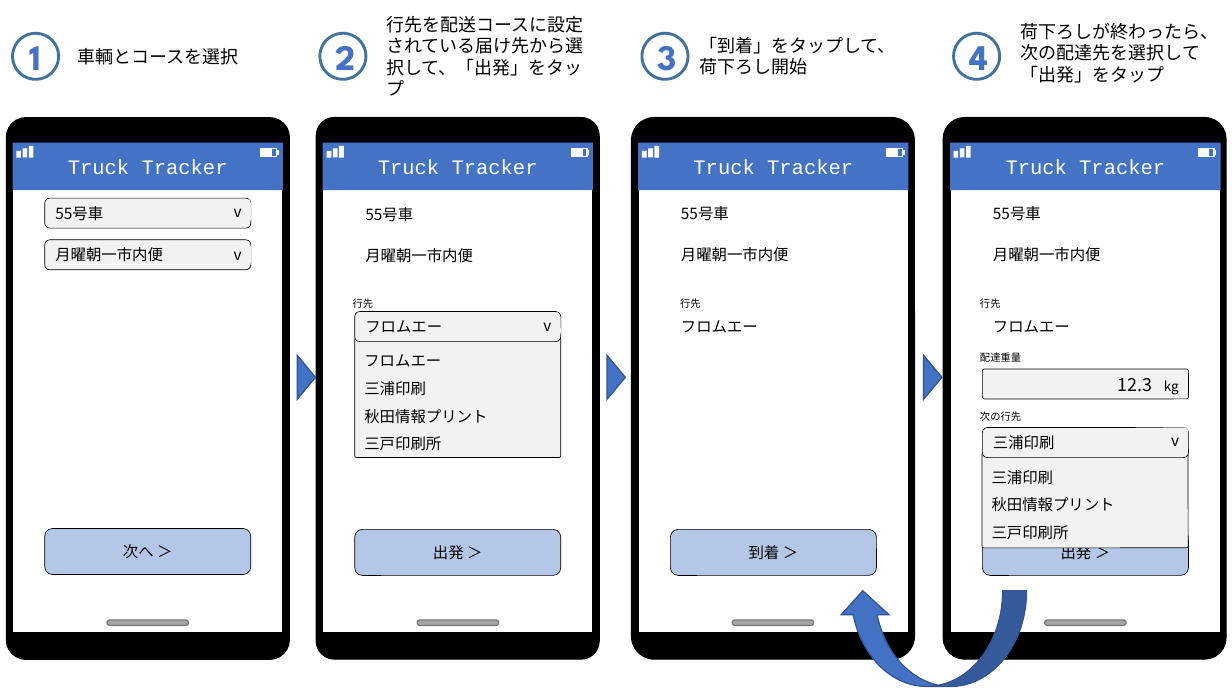
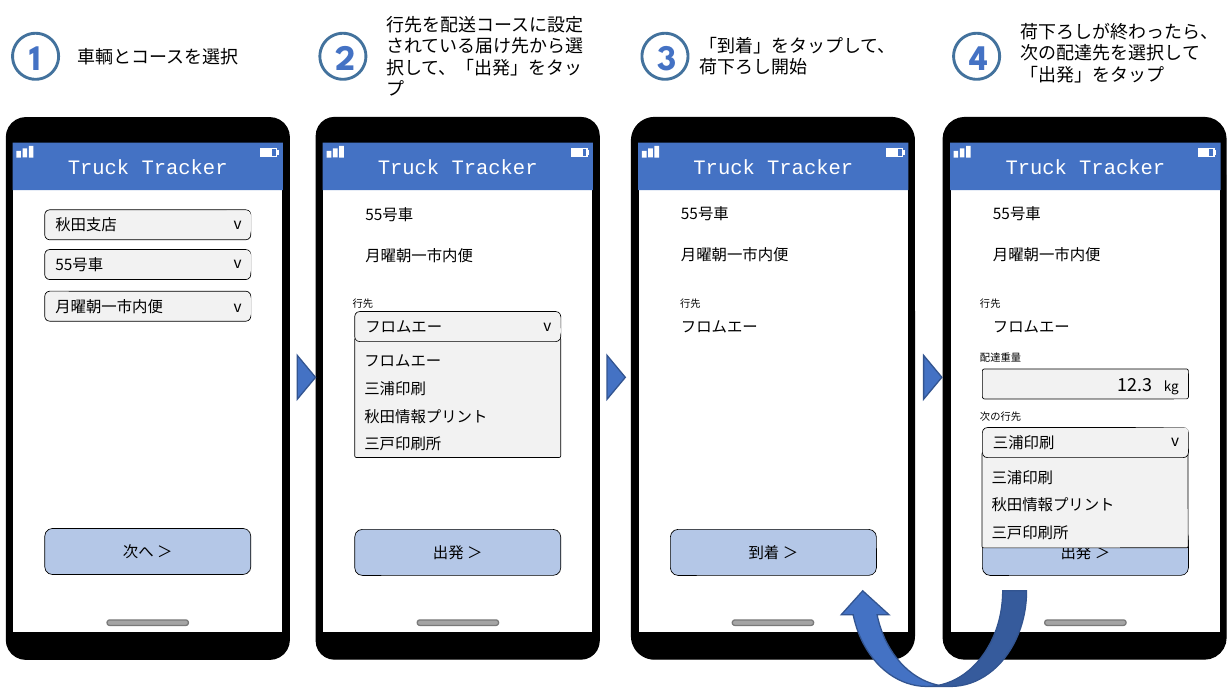
Before and after one commit to kanakuri43/truck-tracker, a slide deck: slide 1 of docs/proposal/操作イメージ.pptx. Drawn at 1232x693 pixels with LibreOffice and Linux fonts; fonts in the diff are those of the drawing. Boxes give left, top, right and bottom in pixels: in the first picture for what was removed or moved away, otherwise in the second. Text is boxed around its words. In the diff, an @@ line names an element or a change of style, - is before the commit and + after.

```diff
--- a/docs/proposal/操作イメージ.pptx
+++ b/docs/proposal/操作イメージ.pptx
@@ rounded rectangle added at bbox=[44, 210, 250, 239], fill #F2F2F2, outline #000000 0.5 pt, 12 pt, text #000000 @@
+秋田支店
@@ rounded rectangle added at bbox=[224, 211, 251, 236], fill #F2F2F2, 12 pt, text #000000 @@
+v
@@ 4 rounded rectangles: place and size @@
-4 rounded rectangles at bbox=[44, 198, 251, 270]
+4 rounded rectangles at bbox=[44, 250, 251, 321]
```
Also in this commit, not shown: 1 other slide changed, 4 other files.
